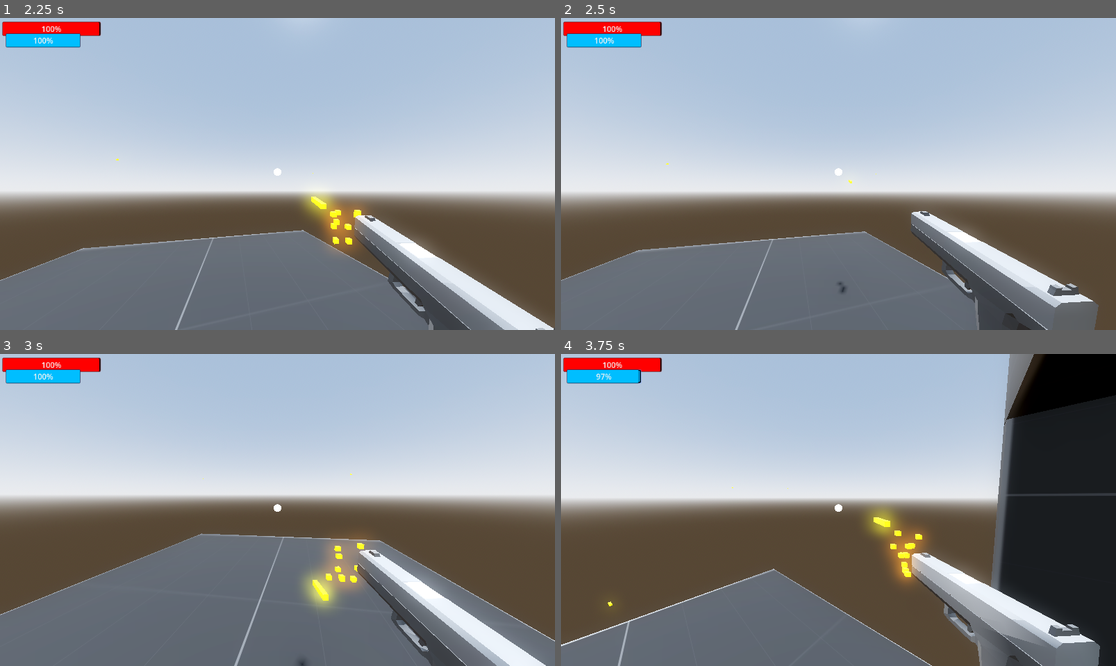
Above: before the commit, frames 1-4 (two rows, left to right).
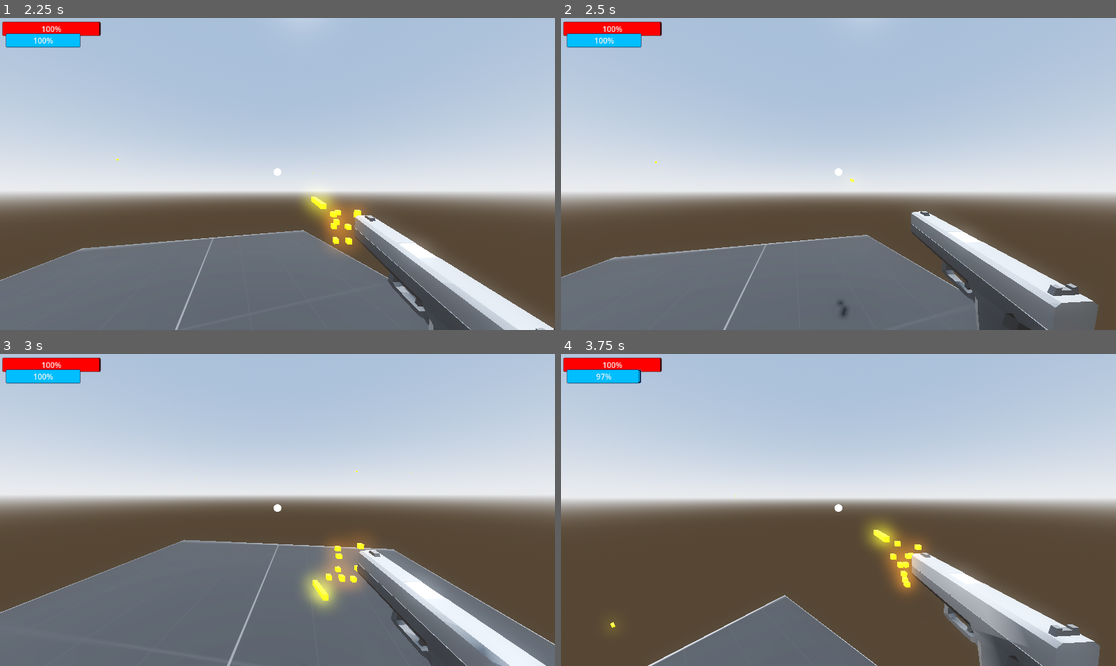
Above: after the commit, the same moments.

Repository: OliverSkogsrud/shooter
Game: Godot game, scene res://Scenes/world.tscn
Same seed, same stepped clock (60 frames per second), same inputs: the game is played once before the commit and once after it.
Inputs (mouse positions are in pixels of both pictures, inside the frame that each line leads up to):
- Up to frame 1 (2.25 s): tap Enter (ui_accept) at 0.5, 0.77, 1.52 s; move the mouse to (305, 174) at 0.52 s; tap A (a) at 0.6 s; click (305, 174) at 0.67 s; tap D (d) at 0.8, 1.35 s; move the mouse to (249, 174) at 1.27 s; click (249, 174) at 1.42 s; tap S (s) at 1.55, 2.1 s; move the mouse to (288, 167) at 2.02 s; click (288, 167) at 2.17 s
- Up to frame 2 (2.5 s): tap Ctrl (slide) at 2.3 s
- Up to frame 3 (3 s): move the mouse to (271, 516) at 2.77 s; tap Ctrl (slide) at 2.85 s; click (271, 516) at 2.92 s
- Up to frame 4 (3.75 s): tap Enter (ui_accept) at 3.02 s; tap Shift (sprint) at 3.05, 3.6 s; move the mouse to (877, 513) at 3.52 s; click (877, 513) at 3.67 s

Frame 1 is identical in both runs. In frame 2, 1.4% of the frame differs, in the area x 0-89%, y 45-100%; in frame 3, 2.1%; in frame 4, 27%, in the area x 0-100%, y 0-100%.

Commit message:
mere mekk

Diff:
--- a/scripts/player.gd
+++ b/scripts/player.gd
@@ -12,6 +12,8 @@
 var slide_distance : float
 
 
+var current_speed = transform.basis.z.length()
+
 var stamina = 100
 
 var health = 100
@@ -57,6 +59,7 @@
 func _ready():
 	Input.mouse_mode = Input.MOUSE_MODE_CAPTURED
 
+
 func _input(event):
 	if event is InputEventMouseMotion:
 		neck.rotate_y(-event.relative.x * SENSETIVITY)
@@ -72,8 +75,10 @@
 
 
 	#slide
-	if get_floor_angle() >= 0.2 and sliding:
-		slide_speed = current_forward_speed * get_floor_angle()
+
+	if sliding:
+		slide_speed -= 1
+		print(slide_speed)
 
 	#slide_speed = slide_speed * 2
 
@@ -84,7 +89,7 @@
 
 	if Input.is_action_just_released("slide"):
 		state = RUN
-		can_slide = false
+		can_slide = true
 		sliding = false
 
 	health_bar.value = health
@@ -128,11 +133,10 @@
 	if not sliding:
 		scale.y = 1
 		floor_stop_on_slope = true
-	slide_speed = 0
-	SPEED = 7.0
-	var input_dir = Input.get_vector("a", "d", "w", "s")
-	var direction = (neck.transform.basis * Vector3(input_dir.x, 0, input_dir.y)).normalized()
-	if not sliding:
+		slide_speed = 0
+		SPEED = 7.0
+		var input_dir = Input.get_vector("a", "d", "w", "s")
+		var direction = (neck.transform.basis * Vector3(input_dir.x, 0, input_dir.y)).normalized()
 		if direction:
 			var speed_tween = get_tree().create_tween()
 			speed_tween.tween_property(self, "SPEED", 7.0, 1)
@@ -178,7 +182,7 @@
 
 func sprint_state():
 	slide_speed = 9.0
-	if not sliding:
+	if not sliding and SPEED > 1:
 		SPEED = 9.0
 		stamina -= 1
 
@@ -228,15 +232,26 @@
 func slide():
 	if can_slide:
 		SPEED = 0
-		slide_speed = 0
 		sliding = true
 	if sliding == true and can_slide == true:
+		can_slide = false
+		var look_dir = -neck.transform.basis.z
+
+		if SPEED <= 7.0:
+			slide_speed = 7
+		elif SPEED > 7.0:
+			slide_speed = 9
+
+		velocity = look_dir * slide_speed
 
 		print(get_floor_angle())
 		scale.y = 0.5
 		floor_stop_on_slope = false
-		transform.basis.z * slide_speed
 		print("slide_speed: " + str(slide_speed))
+	if slide_speed <= 0:
+		sliding = false
+		can_slide = true
+		state = RUN
 
 	if slide_speed > 40:
 		slide_speed = 40
